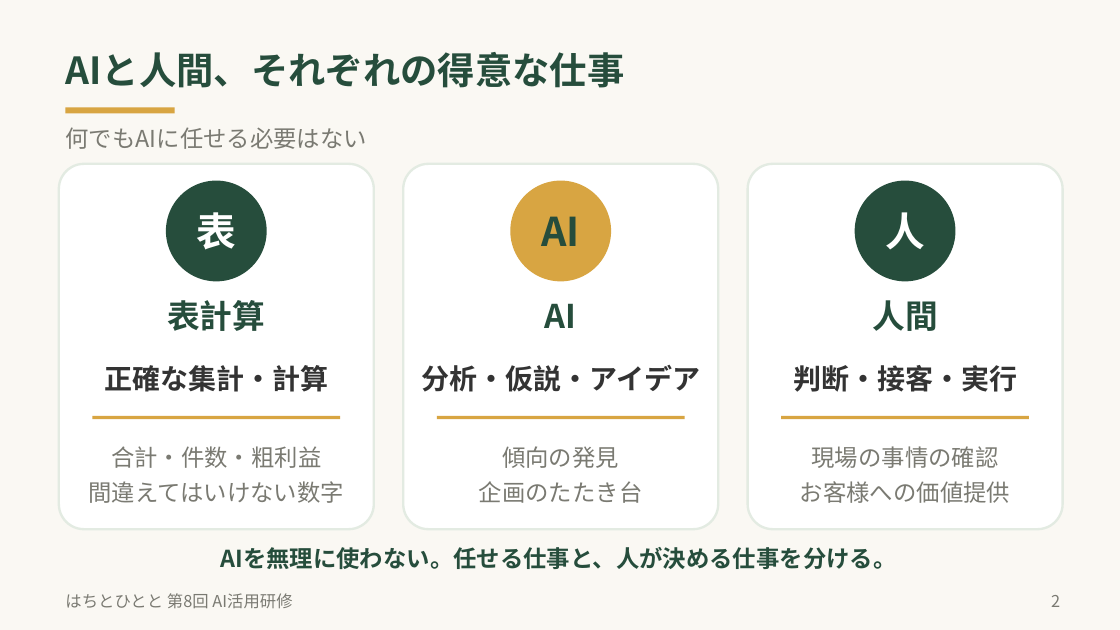
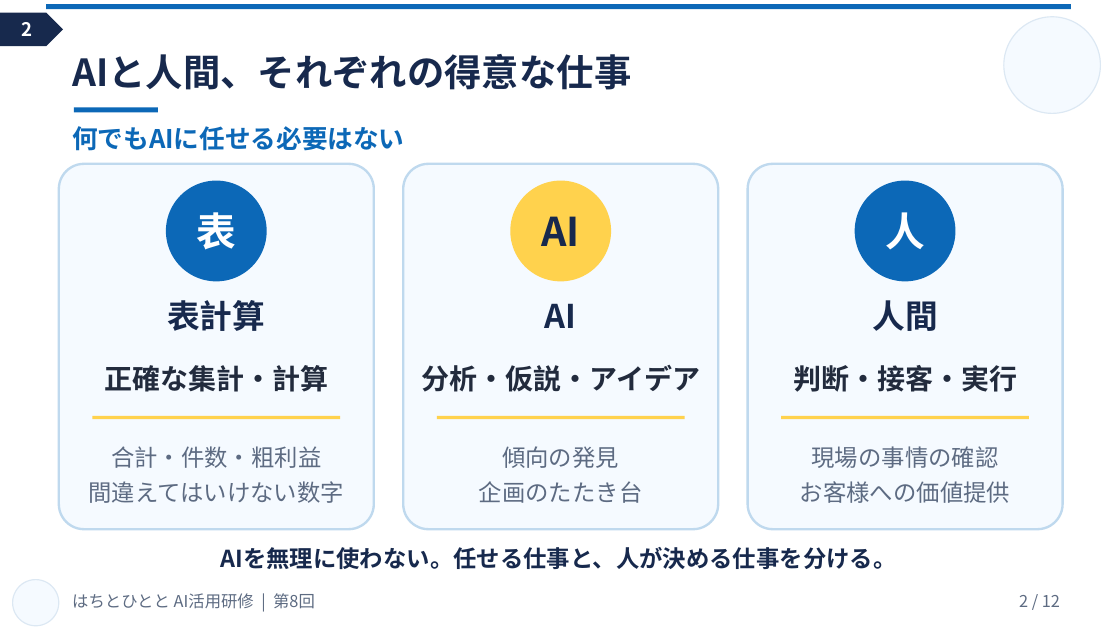
Before and after one commit to keisukegent/hachitohitoto, a slide deck: slide 2 of はちとひとと_第8回_AI販売データ分析研修.pptx. Drawn at 1120x630 pixels with LibreOffice and Linux fonts; fonts in the diff are those of the drawing. Boxes give left, top, right and bottom in pixels: in the first picture for what was removed or moved away, otherwise in the second. Text is boxed around its words. In the diff, an @@ line names an element or a change of style, - is before the commit and + after.

```diff
--- a/はちとひとと_第8回_AI販売データ分析研修.pptx
+++ b/はちとひとと_第8回_AI販売データ分析研修.pptx
@@ background #FAF8F3 to #FFFFFF @@
@@ pentagon arrow added at bbox=[0, 13, 63, 46], fill #17294D, 16 pt, text #FFFFFF, bold @@
+2
@@ rectangle added at bbox=[46, 4, 1071, 9], fill #0C68B7 @@
@@ ellipse added at bbox=[1004, 17, 1101, 113], fill #F5FAFF, outline #DCE8F3 1 pt @@
@@ text colour #264D3C to #17294D in 5 elements at bbox=[167, 300, 265, 331], bbox=[545, 303, 577, 328], bbox=[872, 300, 937, 331], bbox=[220, 547, 896, 569], bbox=[72, 54, 631, 90] @@
@@ text "AIと人間、それぞれの得意な仕事": place and size @@
-text "AIと人間、それぞれの得意な仕事" at bbox=[65, 52, 624, 88]
+text "AIと人間、それぞれの得意な仕事" at bbox=[72, 54, 631, 90]
@@ text "何でもAIに任せる必要はない": place and size @@
-text "何でもAIに任せる必要はない" at bbox=[65, 127, 367, 149]
+text "何でもAIに任せる必要はない" at bbox=[72, 126, 404, 151]
@@ text "何でもAIに任せる必要はない" at bbox=[72, 126, 404, 151]: size 20 to 22 pt, text colour #7A7A72 to #0C68B7, bold on @@
@@ rectangle: place and size @@
-rectangle at bbox=[66, 108, 175, 113]
+rectangle at bbox=[74, 108, 158, 113]
@@ rectangle at bbox=[74, 108, 158, 113]: fill #D8A542 to #0C68B7 @@
@@ fill #FFFFFF to #F5FAFF; outline #E3EBE2 2 pt to #BFD9EE 2 pt in 3 elements at bbox=[59, 164, 374, 529], bbox=[403, 164, 718, 529], bbox=[748, 164, 1063, 529] @@
@@ ellipse "表" at bbox=[166, 181, 267, 281]: fill #264D3C to #0C68B7 @@
@@ ellipse "AI" at bbox=[511, 181, 612, 281]: text colour #264D3C to #17294D; fill #D8A542 to #FFD24D @@
@@ ellipse "人" at bbox=[854, 181, 955, 281]: fill #264D3C to #0C68B7 @@
@@ text colour #333333 to #222B3D in 3 elements at bbox=[104, 365, 328, 392], bbox=[421, 365, 700, 392], bbox=[793, 365, 1017, 392] @@
@@ fill #D8A542 to #FFD24D in 3 elements at bbox=[92, 416, 340, 419], bbox=[437, 416, 685, 419], bbox=[781, 416, 1029, 419] @@
@@ text colour #7A7A72 to #5D6B82 in 3 elements at bbox=[89, 446, 344, 503], bbox=[479, 446, 643, 503], bbox=[800, 446, 1010, 503] @@
@@ ellipse added at bbox=[13, 580, 59, 626], fill #F5FAFF, outline #DCE8F3 1 pt @@
@@ text at bbox=[72, 593, 315, 609]: text changed; text colour #7A7A72 to #5D6B82 @@
-はちとひとと 第8回 AI活用研修
+はちとひとと AI活用研修 | 第8回
@@ page number at bbox=[1019, 595, 1060, 607]: text changed; text colour #7A7A72 to #5D6B82 @@
-2
+2 / 12
```
Also in this commit, not shown: 11 other slides changed, 2 other files.
